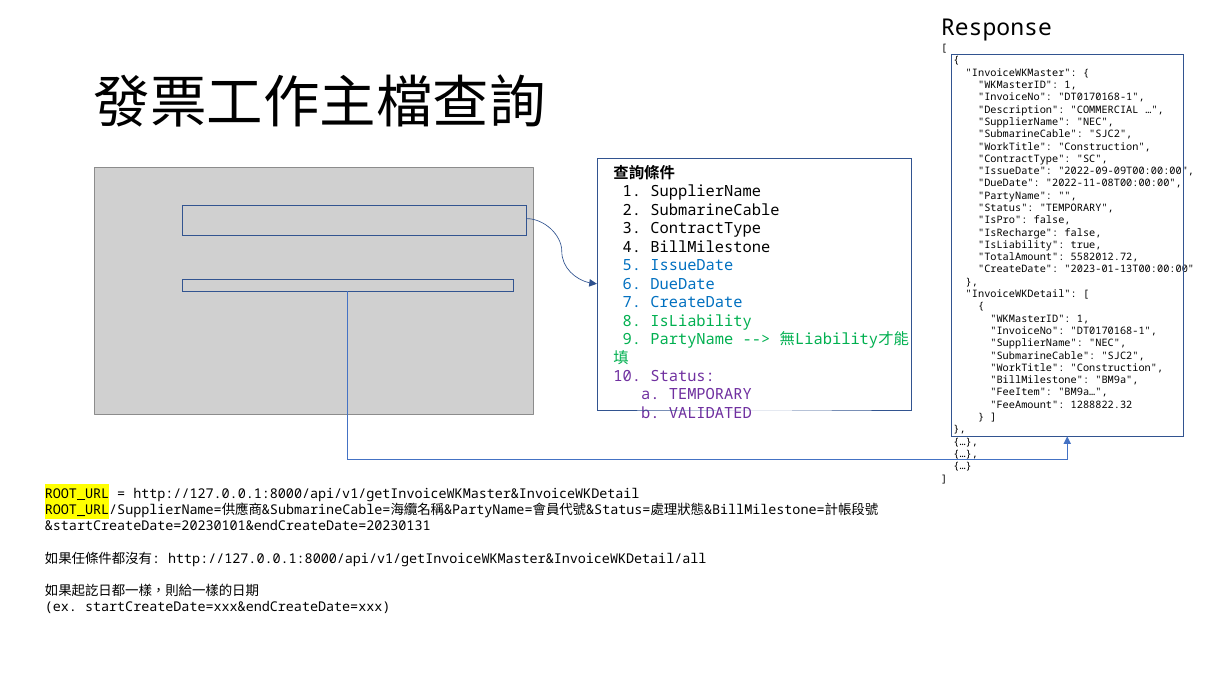
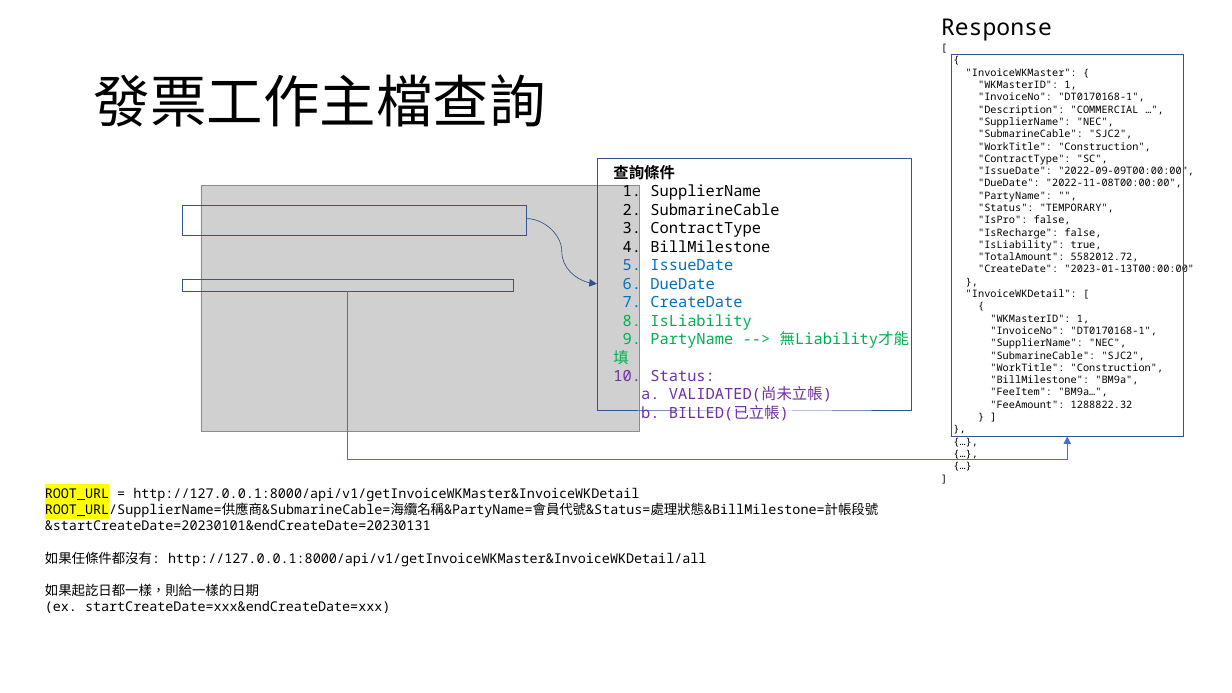
Before and after one commit to appletime81/cbp-sys-api, a slide deck: slide 6 of CBP專案/發票主檔&發票明細檔API.pptx. Drawn at 1232x693 pixels with LibreOffice and Linux fonts; fonts in the diff are those of the drawing; grey boxes stand for pictures. Boxes give left, top, right and bottom in pixels: in the first picture for what was removed or moved away, otherwise in the second. Text is boxed around its words. In the diff, an @@ line names an element or a change of style, - is before the commit and + after.

```diff
--- a/CBP專案/發票主檔&發票明細檔API.pptx
+++ b/CBP專案/發票主檔&發票明細檔API.pptx
@@ picture: place and size @@
-picture at [95, 167, 534, 414]
+picture at [201, 185, 640, 432]
@@ text at [641, 386, 832, 421]: text changed @@
-a. TEMPORARY
-b. VALIDATED
+a. VALIDATED(尚未立帳)
+b. BILLED(已立帳)
```
Also in this commit, not shown: 7 other files.
